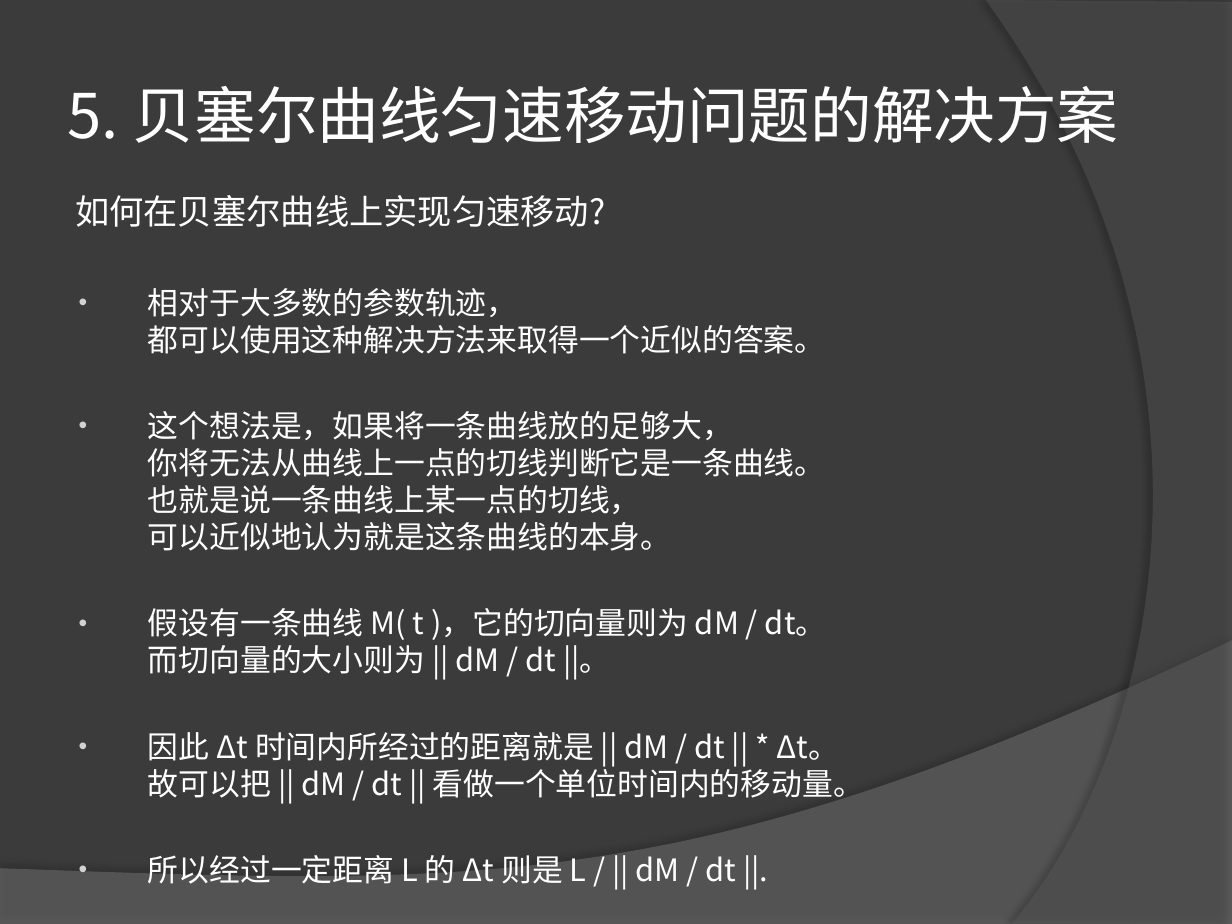
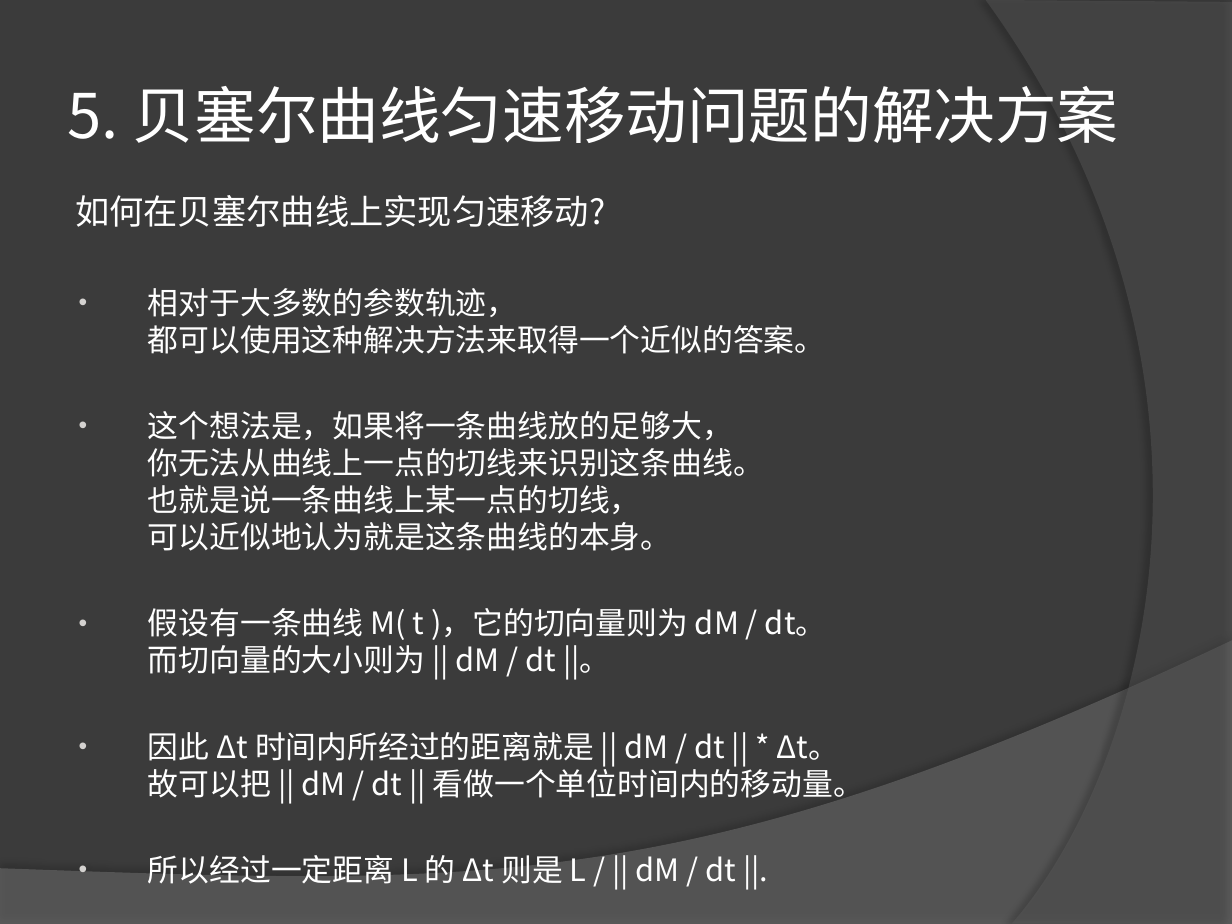
Before and after one commit to LEAVESZJ/BezierCurve, a slide deck: slide 13 of PPT/关于贝塞尔曲线等速移动问题的说明.pptx. Drawn at 1232x924 pixels with LibreOffice and Linux fonts; fonts in the diff are those of the drawing. Boxes give left, top, right and bottom in pixels: in the first picture for what was removed or moved away, otherwise in the second. Text is boxed around its words. In the diff, an @@ line names an element or a change of style, - is before the commit and + after.

```diff
--- a/PPT/关于贝塞尔曲线等速移动问题的说明.pptx
+++ b/PPT/关于贝塞尔曲线等速移动问题的说明.pptx
@@ text at (148,411,764,551): text changed @@
-• 这个想法是，如果将一条曲线放的足够大，
-  你将无法从曲线上一点的切线判断它是一条曲线。
-  也就是说一条曲线上某一点的切线，
-  可以近似地认为就是这条曲线的本身。
+• 这个想法是，如果将一条曲线放的足够大，
+  你无法从曲线上一点的切线来识别这条曲线。
+  也就是说一条曲线上某一点的切线，
+  可以近似地认为就是这条曲线的本身。
```
Also in this commit, not shown: 4 other slides changed, 1 slide added.
